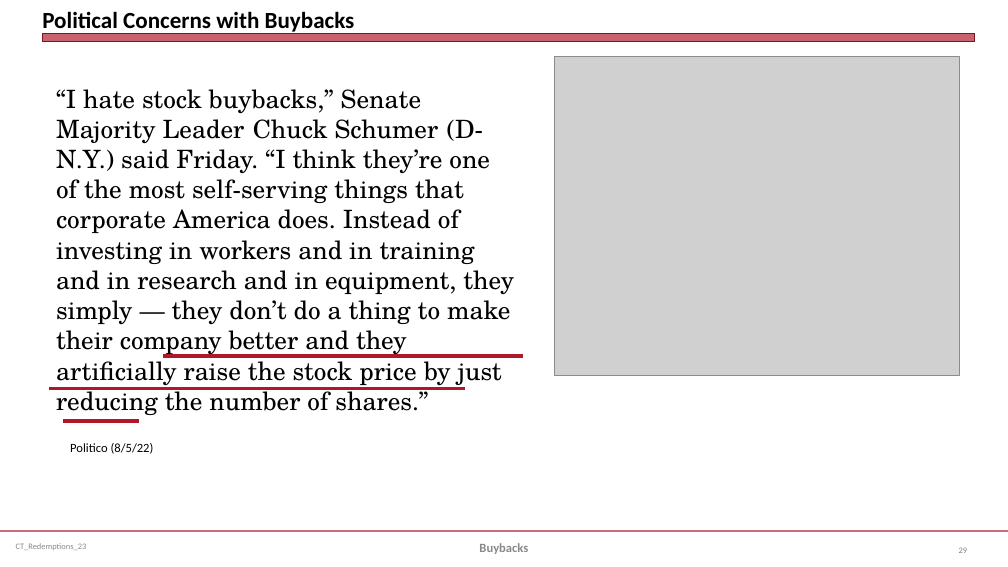
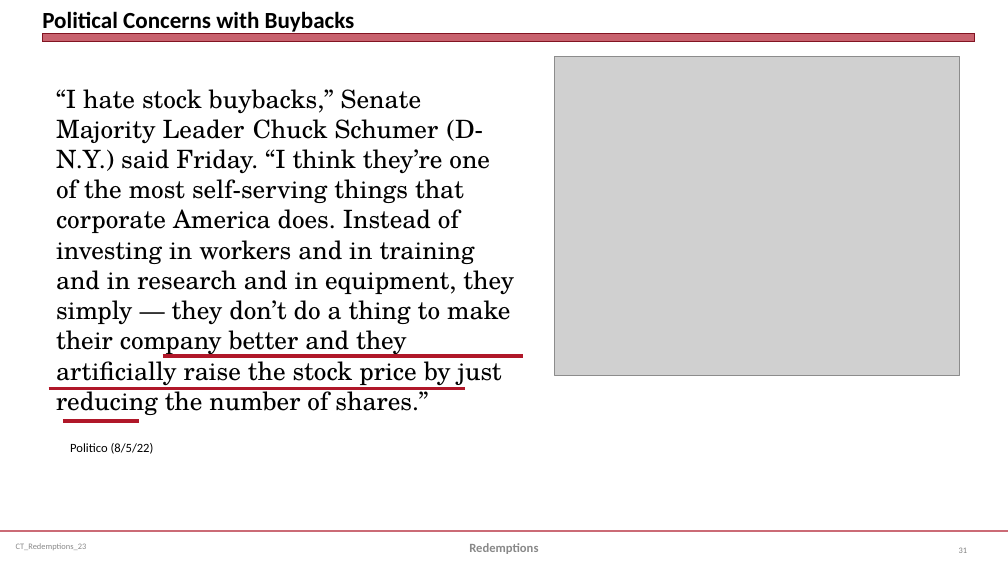
Before and after one commit to jmc877/Corporate-Tax, a slide deck: slide 31 of slides/CT_Redemptions_23.pptx (slide 29 before the commit). Drawn at 1008x567 pixels with LibreOffice and Linux fonts; fonts in the diff are those of the drawing; grey boxes stand for pictures. Boxes give left, top, right and bottom in pixels: in the first picture for what was removed or moved away, otherwise in the second. Text is boxed around its words. In the diff, an @@ line names an element or a change of style, - is before the commit and + after.

```diff
--- a/slides/CT_Redemptions_23.pptx
+++ b/slides/CT_Redemptions_23.pptx
@@ text at box(469, 543, 538, 554): text changed @@
-Buybacks
+Redemptions
```
Also in this commit, not shown: 5 other slides changed, 7 slides added.
